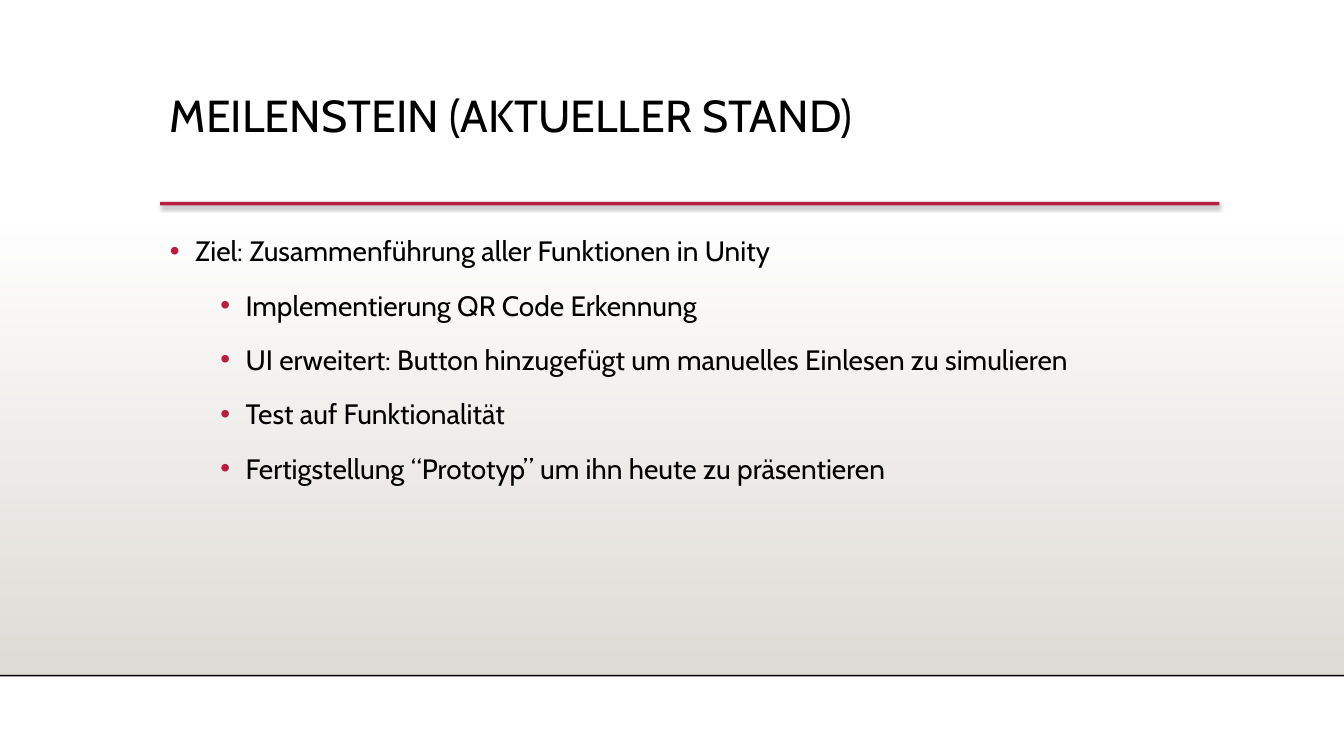
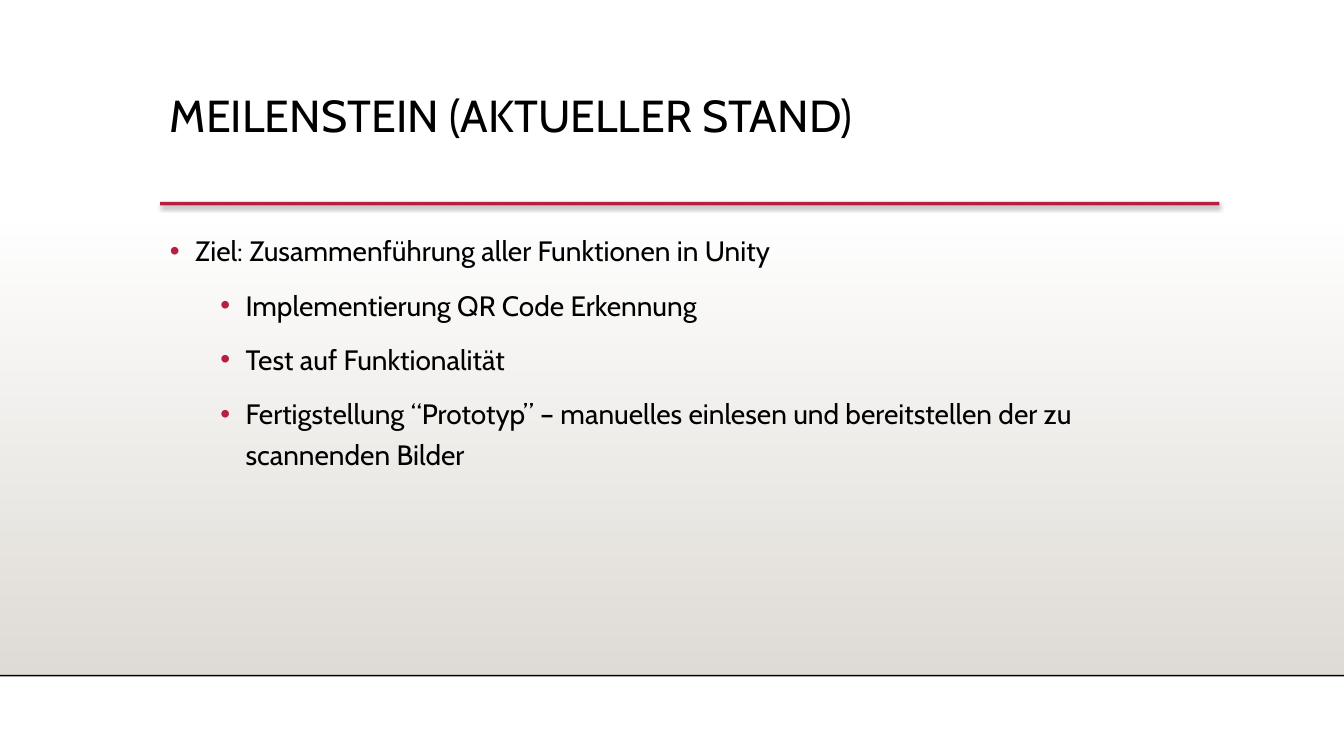
Before and after one commit to FeFi7/CarrierTracking, a slide deck: slide 8 of Dokumentation/MeilensteinPraesentation.pptx (slide 9 before the commit). Drawn at 1344x756 pixels with LibreOffice and Linux fonts; fonts in the diff are those of the drawing; background and template pictures are left out. Boxes give left, top, right and bottom in pixels: in the first picture for what was removed or moved away, otherwise in the second. Text is boxed around its words. In the diff, an @@ line names an element or a change of style, - is before the commit and + after.

```diff
--- a/Dokumentation/MeilensteinPraesentation.pptx
+++ b/Dokumentation/MeilensteinPraesentation.pptx
@@ text at [246,349,1067,376]: paragraph removed @@
-  • UI erweitert: Button hinzugefügt um manuelles Einlesen zu simulieren
@@ text at [246,403,1072,466]: text changed @@
-  • Fertigstellung “Prototyp” um ihn heute zu präsentieren
+  • Fertigstellung “Prototyp” – manuelles einlesen und bereitstellen der zu scannenden Bilder
```
Also in this commit, not shown: 3 other slides changed, 2 slides removed.
